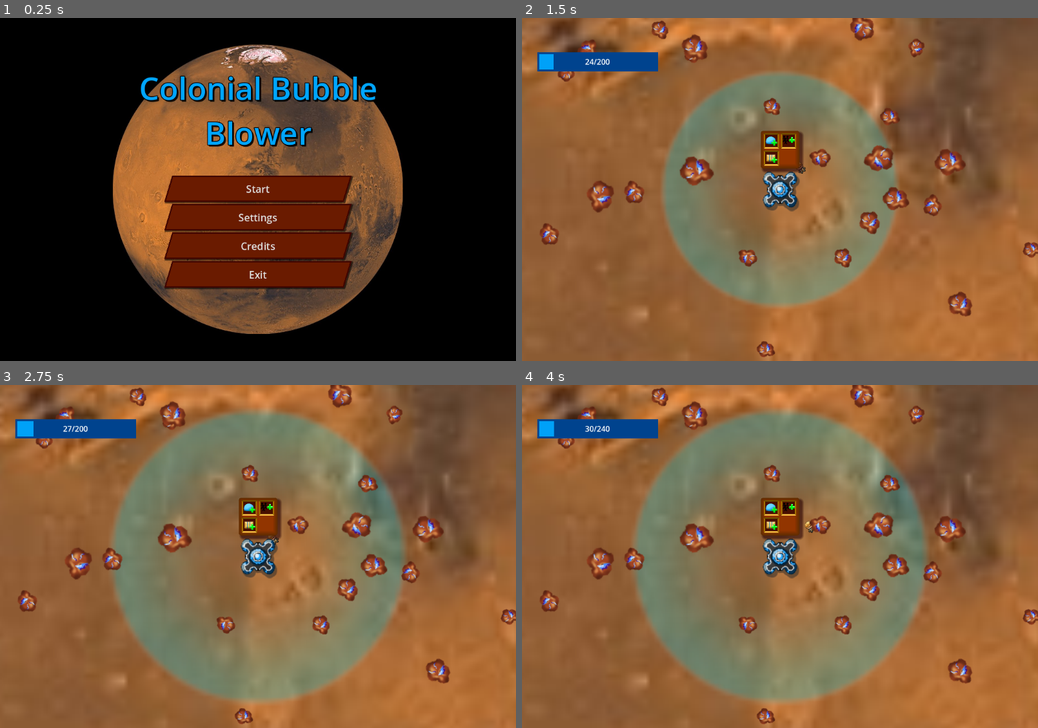
Above: before the commit, frames 1-4 (two rows, left to right).
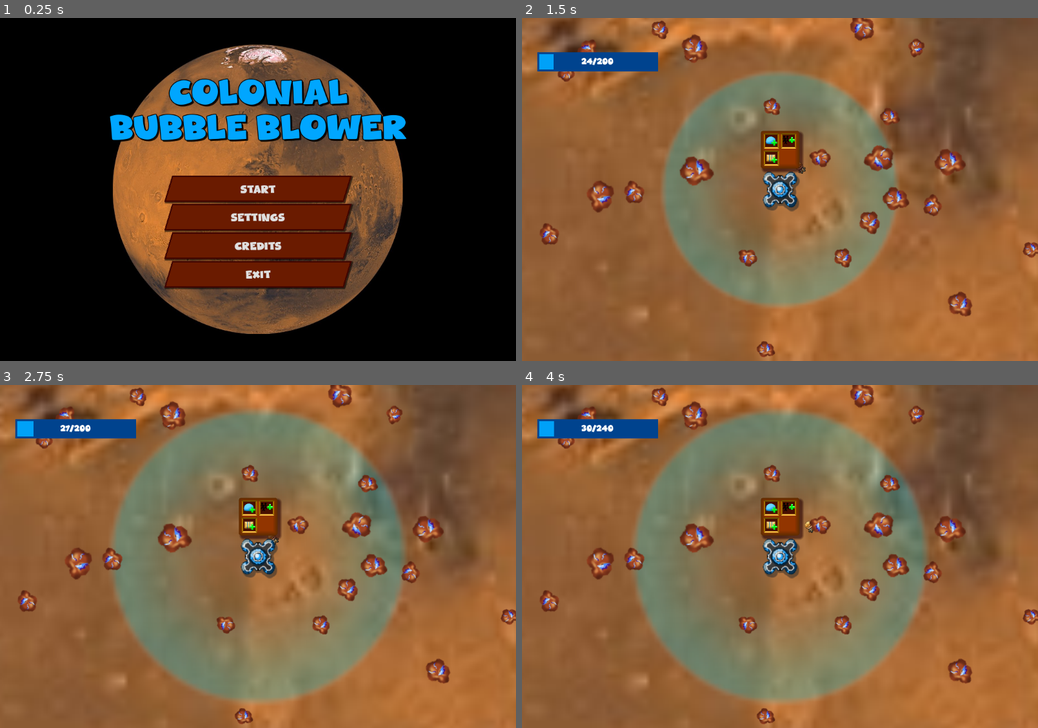
Above: after the commit, the same moments.

Repository: Fach01/Bopulation-Bubble-Beyond
Game: Godot game, scene res://Scenes/Main Menu.tscn
The game is run twice, just before and just after one commit, with the same random seed, the same clock (stepped at 60 frames per second) and the same inputs.
Inputs (mouse positions are in pixels of both pictures, inside the frame that each line leads up to):
- Up to frame 1 (0.25 s): no input
- Up to frame 2 (1.5 s): click "Start" at 0.5 s; click (769, 141) at 1.25 s
- Up to frame 3 (2.75 s): click (268, 508) at 2 s
- Up to frame 4 (4 s): click (769, 525) at 2.75 s; click (769, 508) at 3.5 s

The runs differ from the first frame. In frame 1, 7.0% of the frame differs, in the area x 21-79%, y 16-76%; in frame 2, 0.1%; in frame 3, 0.1%; in frame 4, 0.1%.

Commit message:
new font, a few tweaks

Diff:
--- a/Objects/lose_screen.tscn
+++ b/Objects/lose_screen.tscn
@@ -36,7 +36,9 @@
 anchors_preset = -1
 anchor_right = 1.0
 anchor_bottom = 0.343
-offset_bottom = -0.132011
+offset_top = 38.0
+offset_right = 6.10352e-05
+offset_bottom = 9.86802
 grow_horizontal = 2
 grow_vertical = 2
 text = "Colony Destroyed"
--- a/Objects/win_screen.tscn
+++ b/Objects/win_screen.tscn
@@ -24,6 +24,26 @@
 grow_horizontal = 2
 grow_vertical = 2
 
+[node name="CPUParticles2D" type="CPUParticles2D" parent="."]
+position = Vector2(540, -40)
+rotation = -3.14159
+amount = 22
+lifetime = 3.0
+texture = SubResource("GradientTexture2D_1oskb")
+emission_shape = 3
+emission_rect_extents = Vector2(600, 1)
+particle_flag_align_y = true
+direction = Vector2(0, -1)
+spread = 48.89
+gravity = Vector2(0, 400)
+initial_velocity_min = 317.92
+initial_velocity_max = 520.23
+scale_amount_min = 0.3
+split_scale = true
+scale_curve_x = null
+scale_curve_y = null
+color_initial_ramp = SubResource("Gradient_qmrch")
+
 [node name="Control" type="Control" parent="."]
 layout_mode = 2
 mouse_filter = 2
@@ -49,13 +69,13 @@
 anchor_right = 1.0
 anchor_bottom = 0.343
 offset_left = 13.0
-offset_top = 19.0
+offset_top = 43.0
 offset_right = -12.9999
-offset_bottom = 65.868
+offset_bottom = 29.868
 grow_horizontal = 2
 grow_vertical = 2
 bbcode_enabled = true
-text = "[center][font_size=50]Congratulations![font_size=25]
+text = "[center][font_size=45]Congratulations![font_size=20]
 You've successfully colonised mars!"
 
 [node name="HBoxContainer" type="HBoxContainer" parent="Control/Panel"]
@@ -88,20 +108,3 @@
 text = "Main Menu"
 script = ExtResource("1_5wixi")
 NewScene = &"Scenes/Main Menu.tscn"
-
-[node name="CPUParticles2D" type="CPUParticles2D" parent="Control"]
-position = Vector2(360, 720)
-texture = SubResource("GradientTexture2D_1oskb")
-emission_shape = 3
-emission_rect_extents = Vector2(300, 1)
-particle_flag_align_y = true
-direction = Vector2(0, -1)
-spread = 22.88
-gravity = Vector2(0, 400)
-initial_velocity_min = 302.77
-initial_velocity_max = 637.9
-scale_amount_min = 0.3
-split_scale = true
-scale_curve_x = null
-scale_curve_y = null
-color_initial_ramp = SubResource("Gradient_qmrch")
--- a/Primary Theme.tres
+++ b/Primary Theme.tres
@@ -1,4 +1,6 @@
-[gd_resource type="Theme" load_steps=6 format=3 uid="uid://crs3vvx21fu"]
+[gd_resource type="Theme" load_steps=7 format=3 uid="uid://crs3vvx21fu"]
+
+[ext_resource type="FontFile" uid="uid://b57x8qv3748bv" path="res://Assets/Fonts/Coopers Town.ttf" id="1_lvc5a"]
 
 [sub_resource type="StyleBoxFlat" id="StyleBoxFlat_8bb4p"]
 content_margin_left = 5.0
@@ -85,6 +87,7 @@
 anti_aliasing = false
 
 [resource]
+default_font = ExtResource("1_lvc5a")
 Button/font_sizes/font_size = 21
 Button/styles/focus = SubResource("StyleBoxFlat_8bb4p")
 Button/styles/hover = SubResource("StyleBoxFlat_d0o6f")
@@ -98,10 +101,10 @@
 Label/constants/shadow_offset_y = 2
 Label/constants/shadow_outline_size = 2
 Label/font_sizes/font_size = 41
-Label/fonts/font = null
+Label/fonts/font = ExtResource("1_lvc5a")
 Label/styles/normal = null
 Panel/styles/panel = SubResource("StyleBoxFlat_l6osn")
-RichTextLabel/fonts/normal_font = null
+RichTextLabel/fonts/normal_font = ExtResource("1_lvc5a")
 TooltipLabel/colors/font_color = Color(0.875, 0.875, 0.875, 1)
 TooltipLabel/colors/font_outline_color = Color(0, 0, 0, 1)
 TooltipLabel/colors/font_shadow_color = Color(0, 0, 0, 0)
--- a/Scenes/CreditScene.tscn
+++ b/Scenes/CreditScene.tscn
@@ -40,12 +40,11 @@
 text = "[center] [font_size=30] Programmers [/font_size]
 Kieran Pavy
 Aidan something
-Peyten something else
 
  [font_size=30] Artists [/font_size]
 Kieran Pavy
-Peyton Something
-Meagan another thing"
+Peyten Redburn
+Meagan Shaw"
 fit_content = true
 
 [node name="CloseSettings" type="Button" parent="AspectRatioContainer/Control"]
Binary file added: Assets/Fonts/Coopers Town.ttf
Not shown, added: Assets/Fonts/Coopers Town.ttf.import
